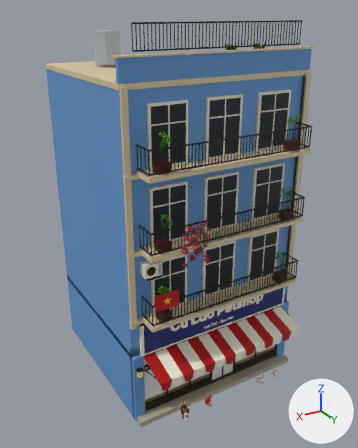
The FBX model Assets/PhoViet/Art/Streets/PV_StreetShop03_Petshop.fbx as it was, and as the next commit left it.
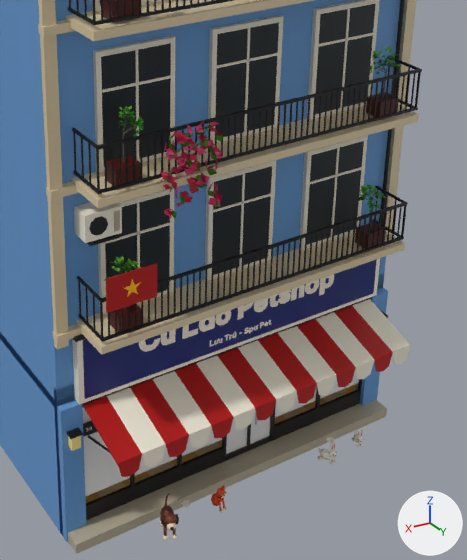
There are two pictures of each version: one whole from a 50 mm lens placed at (11.0, 19.02, 16.27), pointed at (0.2, 1.02, 7.27), one close up on the part from 29% to 91% of the width and 37% to 96% of the height. Every picture has the same lights, and +X, +Y and +Z are marked at lower right. The first two pictures are the older version. Objects named as collision shapes, trigger or cutter boxes, shadow casters or lower levels of detail are left out. Where no turn or scale is listed for an object, it has been applied to the vertices. Vertices at exactly the same position are counted once.

In view in the first close-up: 'PV_StreetShop03_Petshop_LOD0'.
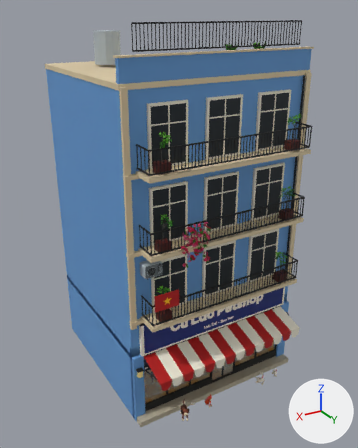
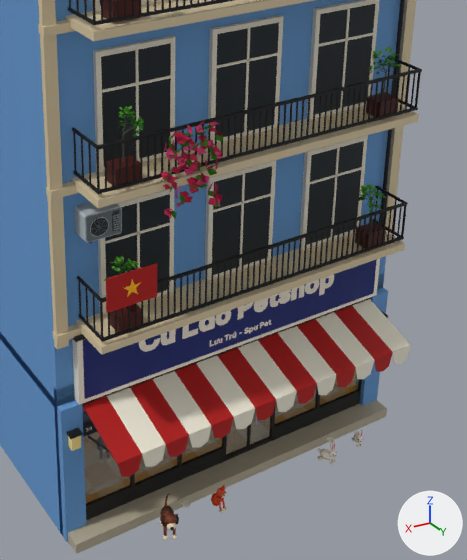
Location of each change, (x1, y1, x2, y2) in pixels of the close-ups (467 x 560 px; the box of a moved part takes in the faces that stretch with it):
'PV_StreetShop03_Petshop_LOD0', recoloured, surface changed, reshaped
    both: (0, 0, 422, 554)
part 1 of me_pv_streetshop03_petshop_lod0, moved or reshaped (not visible afterwards)
    before: (89, 216, 108, 236)
part 2 of me_pv_streetshop03_petshop_lod0, added
    after: (112, 212, 120, 231)
part 3 of me_pv_streetshop03_petshop_lod0, deleted
    before: (87, 234, 120, 246)
part 4 of me_pv_streetshop03_petshop_lod0, built on
    before: (114, 210, 120, 232)
    after: (74, 202, 122, 243)
part 5 of me_pv_streetshop03_petshop_lod0, surface changed
    both: (74, 209, 85, 241)

Edits to the bpy script that builds the scene:
```text
Change mat_pv_streetglass:
    mat_pv_streetglass.base_color: (0.8, 0.8, 0.8) -> (0.32, 0.55, 0.67)  # white #e7e7e7 -> cyan #99c4d6
    mat_pv_streetglass.alpha: 1.0 -> 0.22
Change me_pv_streetshop03_petshop_lod0:
    used by ob_pv_streetshop03_petshop_lod0; location = (0.0, 0.0, 0.0)
    remove me_pv_streetshop03_petshop_lod0.from_pydata(...)  # 15708 vertices, 14007 faces; spans x -4.2..4.2, y -3.9..5.5, z 0.0..15.9
    add me_pv_streetshop03_petshop_lod0.from_pydata(...)  # 16226 vertices, 14329 faces; spans x -4.2..4.2, y -3.9..5.5, z 0.0..15.9
    me_pv_streetshop03_petshop_lod0 part 1: the loose piece of 11 vertices spanning x 3.2..3.6, y 4.3, z 7.1..7.4 is scaled about its middle by (0.132, 0, 0.132)
    me_pv_streetshop03_petshop_lod0 part 2: a new loose piece, a box spanning x 2.993..3.129, y 4.351..4.363, z 7.075..7.425, in mat_pv_streetatlas (picture img_pv_streetpalette_png)
    me_pv_streetshop03_petshop_lod0 part 3: the loose piece of 8 vertices spanning x 3.0..3.6, y 3.9..4.4, z 6.9 is deleted
    me_pv_streetshop03_petshop_lod0 part 4: 2 vertices moved within x 3.0..3.1, y 4.3, z 7.0; 4 vertices removed from x 3.0..3.1, y 4.3, z 7.0..7.4; 394 vertices added at x 3.0..3.7, y 3.8..4.4, z 6.9..7.5
    me_pv_streetshop03_petshop_lod0 part 5: 2 kept faces spanning x 2.9..3.7, y 3.9..4.3, z 7.0..7.5 get new texture (UV) coordinates
    other edits to the shape of me_pv_streetshop03_petshop_lod0 do not show in these pictures
```
